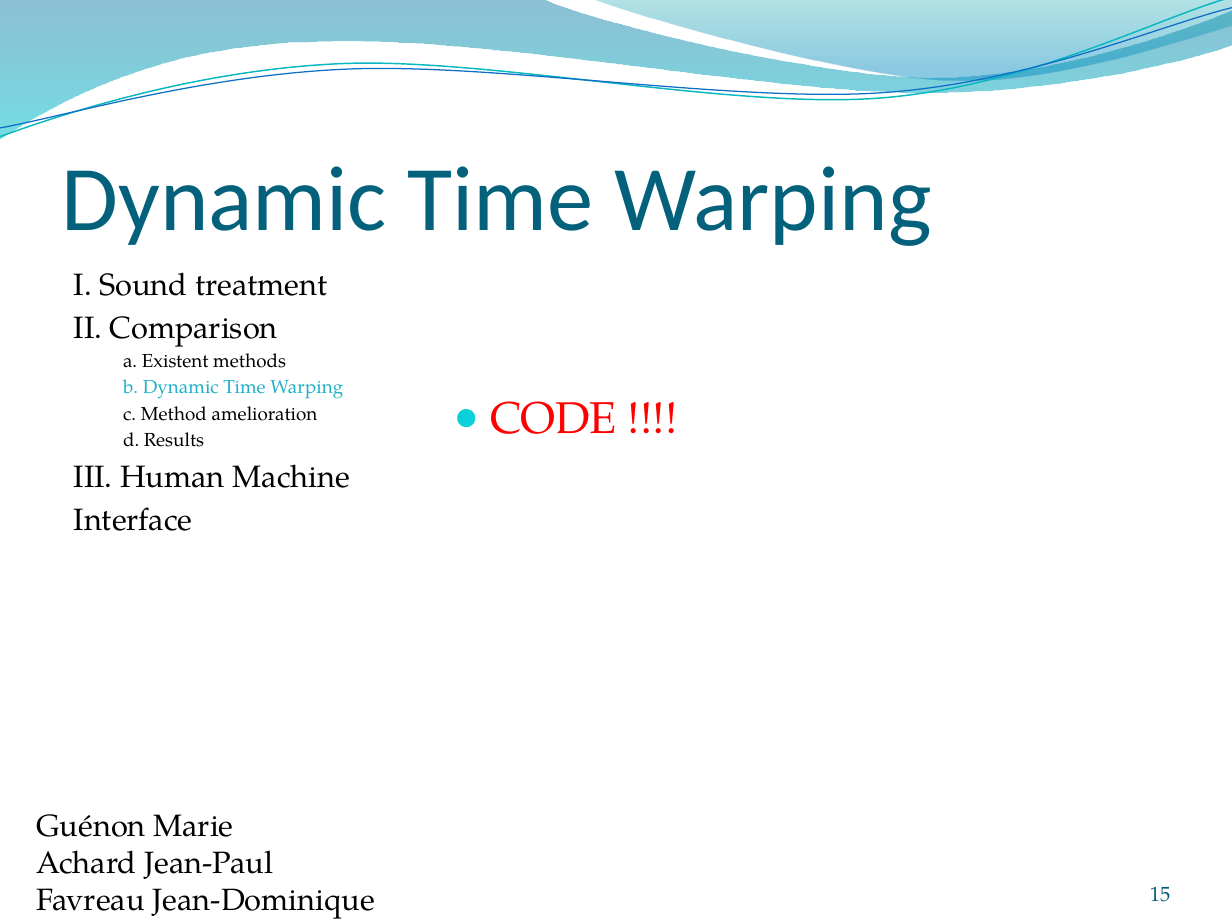
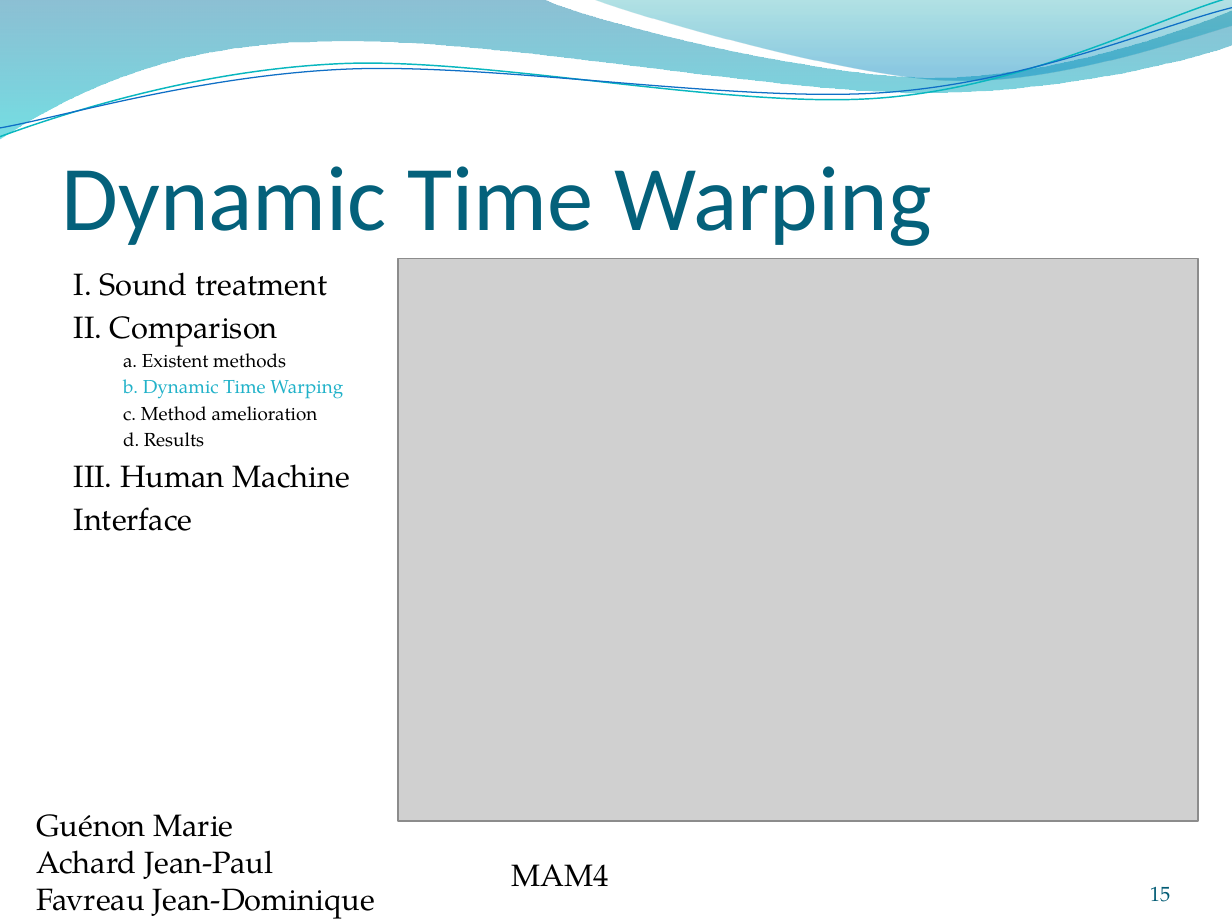
Before and after one commit to jeando/projetS7, a slide deck: slide 15 of annexes/Word_recognition.pptx. Drawn at 1232x924 pixels with LibreOffice and Linux fonts; fonts in the diff are those of the drawing; grey boxes stand for pictures; background and template pictures are left out. Boxes give left, top, right and bottom in pixels: in the first picture for what was removed or moved away, otherwise in the second. Text is boxed around its words. In the diff, an @@ line names an element or a change of style, - is before the commit and + after.

```diff
--- a/annexes/Word_recognition.pptx
+++ b/annexes/Word_recognition.pptx
@@ picture added at [398, 259, 1198, 822] @@
@@ text removed at [490, 401, 616, 434] @@
-● CODE !!!!
@@ text added at [512, 864, 610, 887], 18 pt, text #000000 @@
+MAM4
```
Also in this commit, not shown: 18 other slides changed, 5 slides added, 3 other files.
